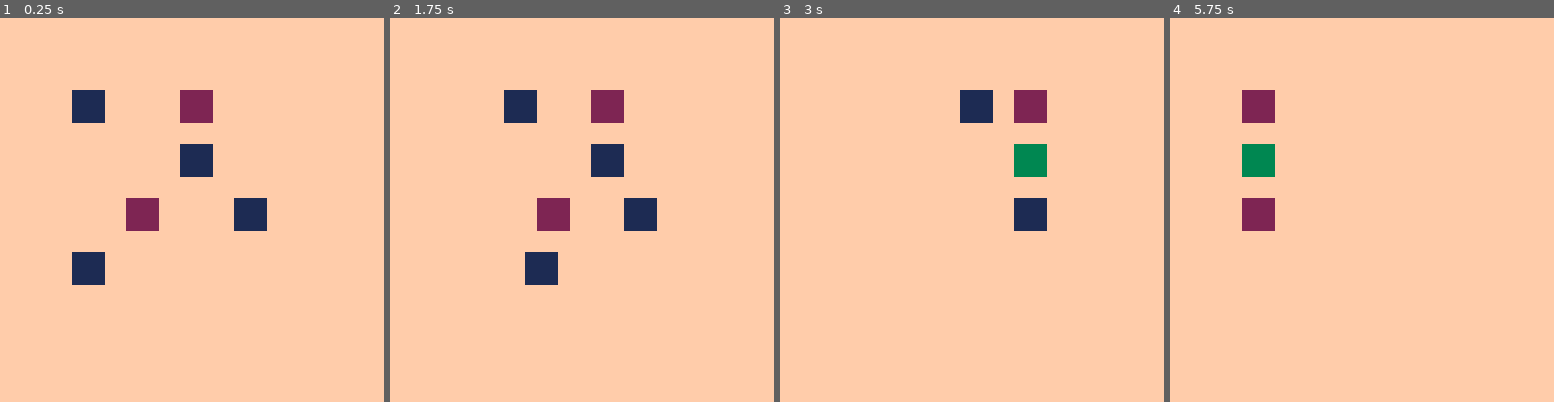
Above: before the commit, frames 1-4 (left to right).
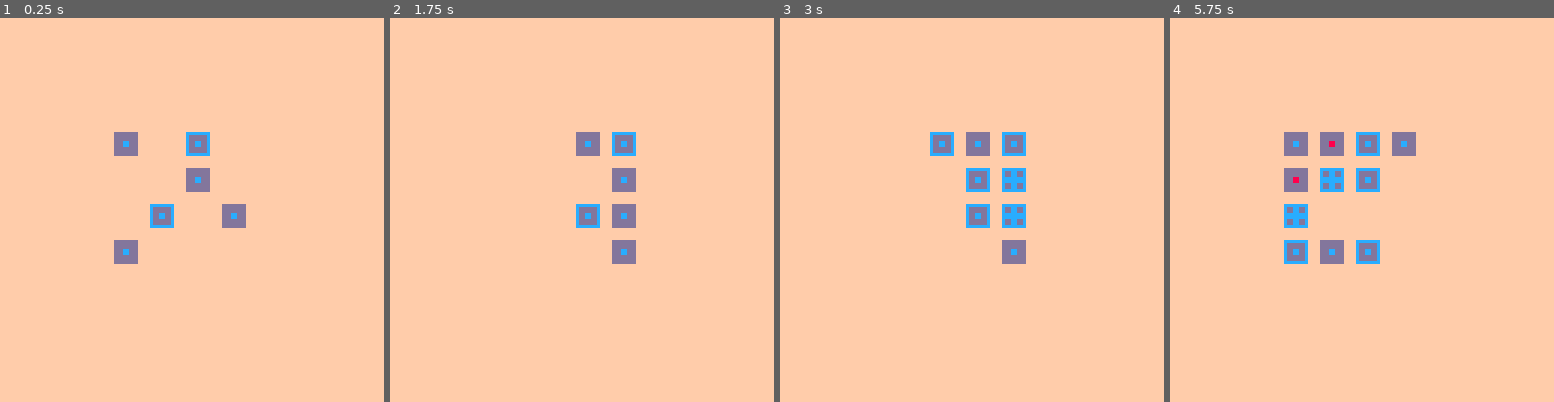
Above: after the commit, the same moments.

Repository: Coaltar/pico8-carts
Game: PICO-8 cartridge 2048.p8
Two runs of this game, one before a commit and one after it. Both use one fixed random seed, a clock stepped at 60 frames per second and the inputs below.
Inputs:
- Up to frame 1 (0.25 s): no input
- Up to frame 2 (1.75 s): hold Right from 1.6 s (still down)
- Up to frame 3 (3 s): release Right at 2.1 s; hold Up 2.15-2.42 s; hold Right from 2.47 s (still down)
- Up to frame 4 (5.75 s): release Right at 3.03 s; hold Left 3.08-3.58 s; hold Down 3.63-3.97 s; hold Right 4.02-4.68 s; hold Up 4.73-5.03 s; hold Left 5.08-5.68 s; hold Down from 5.73 s (still down)

The runs differ from the first frame. In frame 1, 6.1% of the frame differs, in the area x 18-70%, y 18-70%; in frame 2, 6.3%; in frame 3, 5.7%; in frame 4, 6.5%, in the area x 18-65%, y 18-65%.

Commit message:
commit save

Diff:
--- a/2048.p8
+++ b/2048.p8
@@ -57,8 +57,8 @@
 
 
 
-tile_size = 10
-grid_thickness = 8
+tile_size = 8
+grid_thickness = 4
 move_dist = tile_size + grid_thickness
 play_dimension = tile_size*4 +
  grid_thickness*5
@@ -129,7 +129,7 @@
 	for y=1,4,1 do
 		for x=1,4,1 do
 			if grid.table[y][x] != 0 then
-				col = grid.table[y][x]
+				level = grid.table[y][x]
 				tile = grid.table[y][x]
 
 				x_pos = left_edge +
@@ -144,12 +144,19 @@
 					grid.speed[y][x]*
 					shift_direction[2]*grid.offset
 
-				rectfill(
+				spr_index = level + 16
+
+				//rectfill(
+				//x_pos,
+				//y_pos,
+				//x_pos+tile_size,
+				//y_pos+tile_size,
+				//level)
+
+				spr(
+				spr_index,
 				x_pos,
-				y_pos,
-				x_pos+tile_size,
-				y_pos+tile_size,
-				col)
+				y_pos)
 			end
 		end
 	end
@@ -357,7 +364,7 @@
 shift_direction = {0,0}
 grid.offset = 0
 grid.timer = 0
-grid.clock = 10
+grid.clock = 4
 
 
 print(moving)
@@ -389,8 +396,10 @@
 			grid_copy(grid.blank, grid.speed)
 			grid_copy(grid.new, grid.table)
 			grid_copy(grid.blank,grid.new)
+			shift_direction ={0,0}
 			moving = false
 			grid.timer = 0
+			spawn(grid)
 		end
 
 	end
@@ -415,3 +424,13 @@
 00077000000000000000000000000000000000000000000000000000000000000000000000000000000000000000000000000000000000000000000000000000
 00077000000000000000000000000000000000000000000000000000000000000000000000000000000000000000000000000000000000000000000000000000
 00700700000000000000000000000000000000000000000000000000000000000000000000000000000000000000000000000000000000000000000000000000
+00000000000000000000000000000000000000000000000000000000000000000000000000000000000000000000000000000000000000000000000000000000
+00000000000000000000000000000000000000000000000000000000000000000000000000000000000000000000000000000000000000000000000000000000
+ddddddddddddddddccccccccccccccccdddddddd8888888888888888ddddddddaaaaaaaaaaaaaaaaddddddddbbbbbbbbbbbbbbbbdddddddd7777777777777777
+ddddddddddddddddcddddddccddccddcdddddddd8dddddd88dd88dd8ddddddddaddddddaaddaaddaddddddddbddddddbbddbbddbdddddddd7dddddd77dd77dd7
+ddddddddddddddddcddddddccddccddcdddddddd8dddddd88dd88dd8ddddddddaddddddaaddaaddaddddddddbddddddbbddbbddbdddddddd7dddddd77dd77dd7
+dddddddddddccdddcddccddcccccccccddd88ddd8dd88dd888888888dddaadddaddaaddaaaaaaaaadddbbdddbddbbddbbbbbbbbbddd77ddd7dd77dd777777777
+dddddddddddccdddcddccddcccccccccddd88ddd8dd88dd888888888dddaadddaddaaddaaaaaaaaadddbbdddbddbbddbbbbbbbbbddd77ddd7dd77dd777777777
+ddddddddddddddddcddddddccddccddcdddddddd8dddddd88dd88dd8ddddddddaddddddaaddaaddaddddddddbddddddbbddbbddbdddddddd7dddddd77dd77dd7
+ddddddddddddddddcddddddccddccddcdddddddd8dddddd88dd88dd8ddddddddaddddddaaddaaddaddddddddbddddddbbddbbddbdddddddd7dddddd77dd77dd7
+ddddddddddddddddccccccccccccccccdddddddd8888888888888888ddddddddaaaaaaaaaaaaaaaaddddddddbbbbbbbbbbbbbbbbdddddddd7777777777777777
